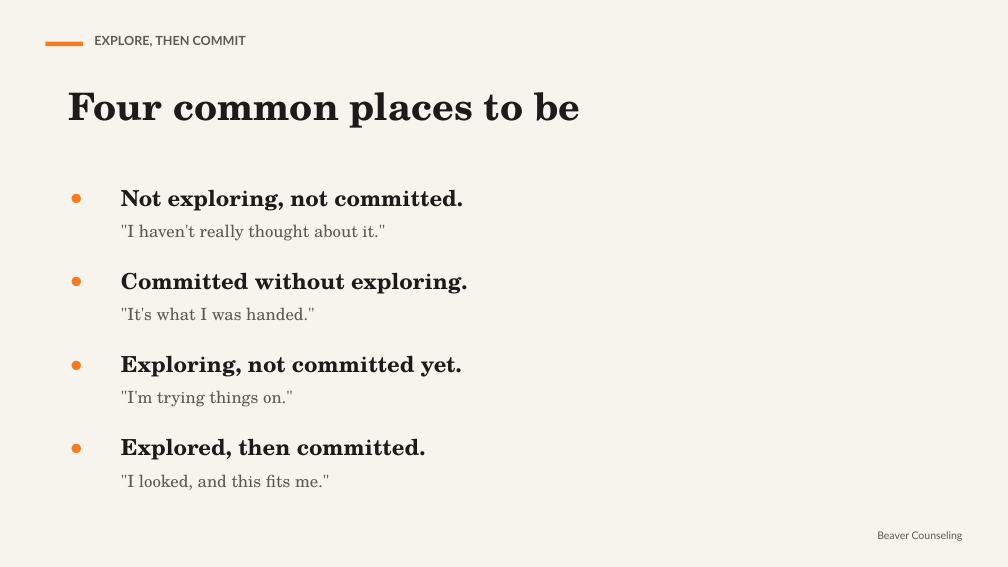
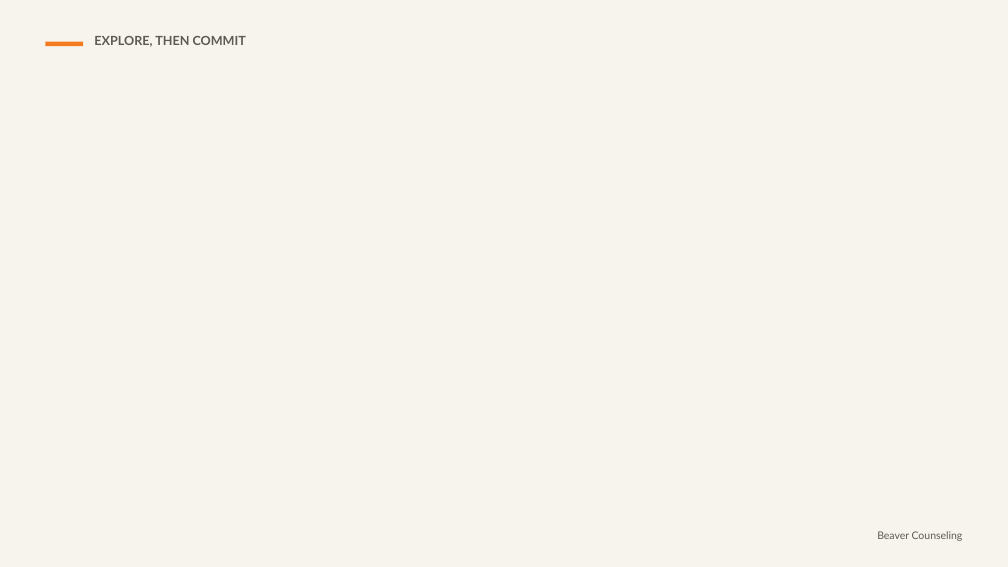
Before and after one commit to rmwtoolkit/bcds-toolkit, a slide deck: slide 5 of decks/under-construction-lesson-v2.pptx (slide 4 before the commit). Drawn at 1008x567 pixels with LibreOffice and Linux fonts; fonts in the diff are those of the drawing; background and template pictures are left out. Boxes give left, top, right and bottom in pixels: in the first picture for what was removed or moved away, otherwise in the second. Text is boxed around its words. In the diff, an @@ line names an element or a change of style, - is before the commit and + after.

```diff
--- a/decks/under-construction-lesson-v2.pptx
+++ b/decks/under-construction-lesson-v2.pptx
@@ text removed at box(68, 92, 580, 128) @@
-Four common places to be
@@ text removed at box(68, 181, 113, 265) @@
-•
@@ text removed at box(121, 189, 463, 241) @@
-Not exploring, not committed.
-"I haven't really thought about it."
@@ text removed at box(68, 265, 113, 348) @@
-•
@@ text removed at box(121, 272, 467, 320) @@
-Committed without exploring.
-"It's what I was handed."
@@ text removed at box(68, 348, 113, 431) @@
-•
@@ text removed at box(121, 355, 462, 407) @@
-Exploring, not committed yet.
-"I'm trying things on."
@@ text removed at box(68, 431, 113, 514) @@
-•
@@ text removed at box(121, 438, 426, 490) @@
-Explored, then committed.
-"I looked, and this fits me."
```
Also in this commit, not shown: 9 other slides changed, 11 slides added, 2 slides removed, 16 other files.
